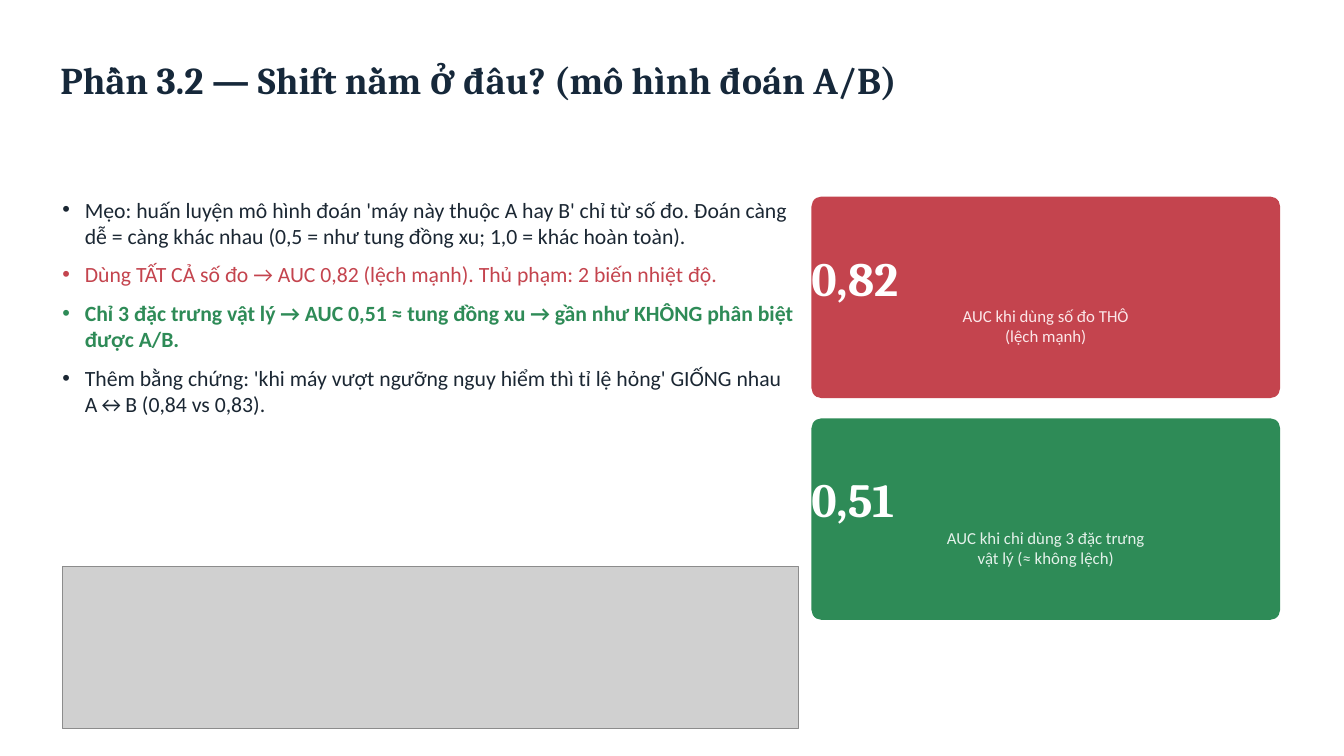
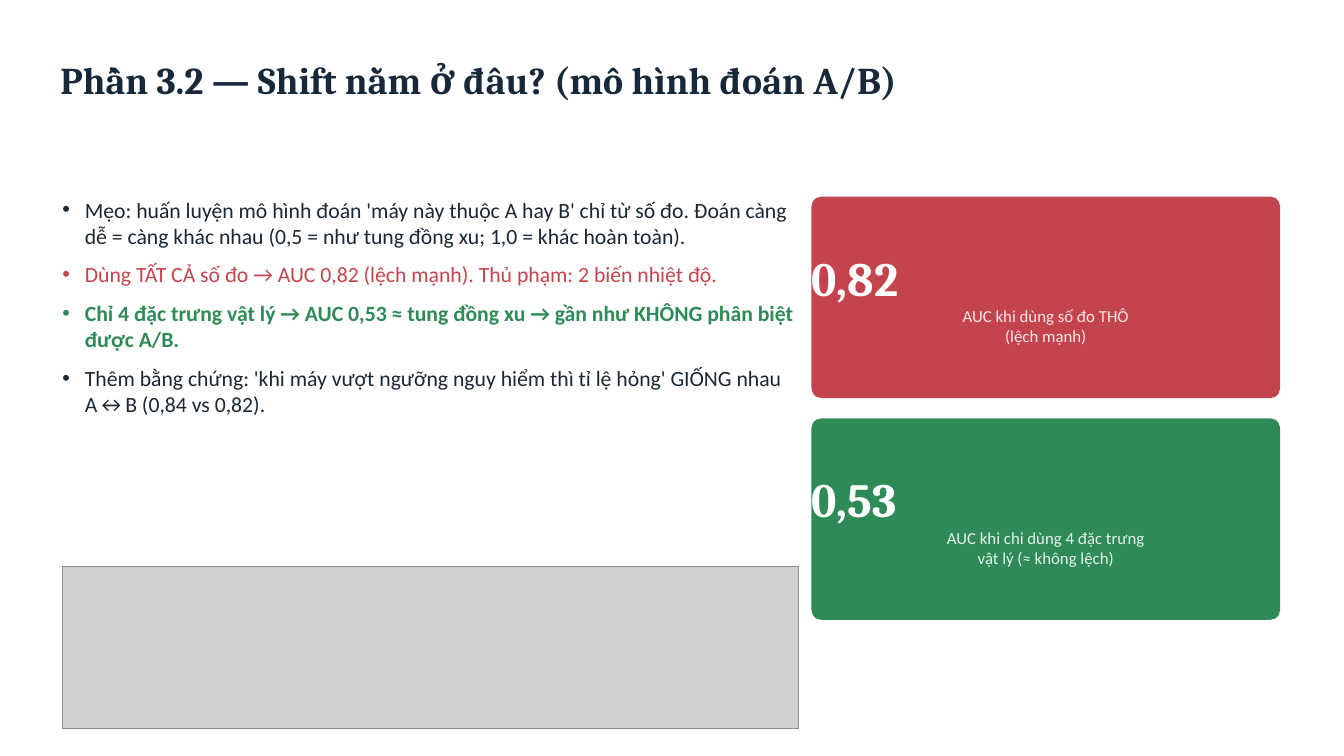
Before and after one commit to tuanhuu3264/MasterDegree_ML_GroupProject, a slide deck: slide 13 of bai_tap_cuoi_khoa/bao_cao/SLIDE_THUYET_TRINH_v6.pptx. Drawn at 1344x756 pixels with LibreOffice and Linux fonts; fonts in the diff are those of the drawing; grey boxes stand for pictures. Boxes give left, top, right and bottom in pixels: in the first picture for what was removed or moved away, otherwise in the second. Text is boxed around its words. In the diff, an @@ line names an element or a change of style, - is before the commit and + after.

```diff
--- a/bai_tap_cuoi_khoa/bao_cao/SLIDE_THUYET_TRINH_v6.pptx
+++ b/bai_tap_cuoi_khoa/bao_cao/SLIDE_THUYET_TRINH_v6.pptx
@@ text at [85,303,793,415]: text changed @@
-• Chỉ 3 đặc trưng vật lý → AUC 0,51 ≈ tung đồng xu → gần như KHÔNG phân biệt được A/B.
-• Thêm bằng chứng: 'khi máy vượt ngưỡng nguy hiểm thì tỉ lệ hỏng' GIỐNG nhau A↔B (0,84 vs 0,83).
+• Chỉ 4 đặc trưng vật lý → AUC 0,53 ≈ tung đồng xu → gần như KHÔNG phân biệt được A/B.
+• Thêm bằng chứng: 'khi máy vượt ngưỡng nguy hiểm thì tỉ lệ hỏng' GIỐNG nhau A↔B (0,84 vs 0,82).
@@ text at [811,474,1144,547]: text changed @@
-0,51
-AUC khi chỉ dùng 3 đặc trưng
+0,53
+AUC khi chỉ dùng 4 đặc trưng
```
Also in this commit, not shown: 14 other slides changed, 22 other files.
